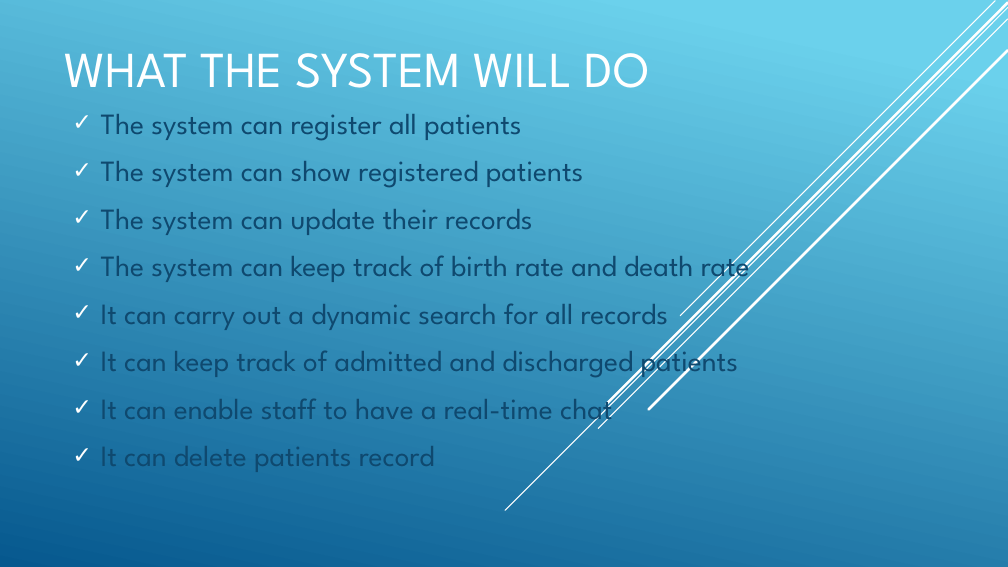
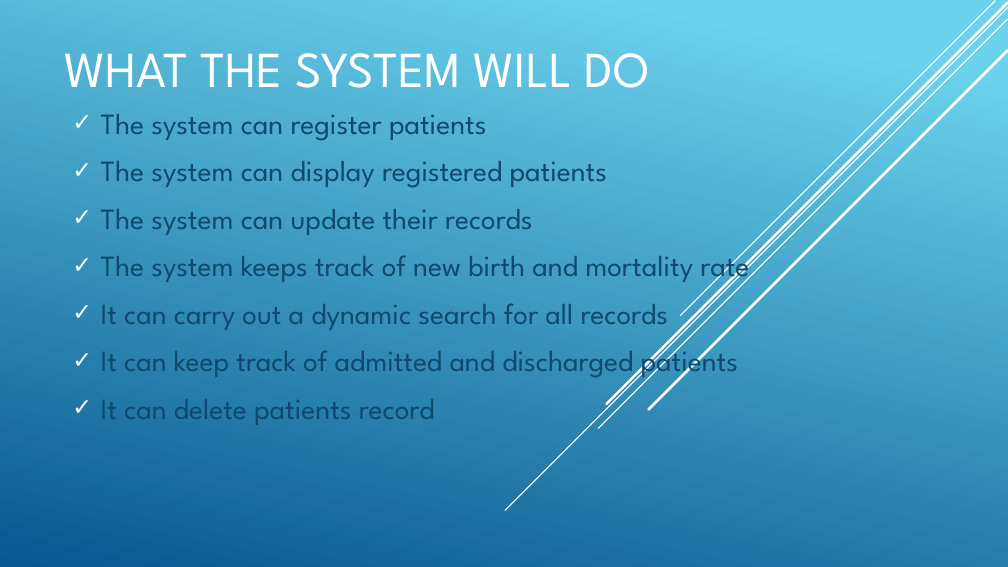
Before and after one commit to microworlds/simple-pro, a slide deck: slide 4 of pro-pre.pptx (slide 5 before the commit). Drawn at 1008x567 pixels with LibreOffice and Linux fonts; fonts in the diff are those of the drawing. Boxes give left, top, right and bottom in pixels: in the first picture for what was removed or moved away, otherwise in the second. Text is boxed around its words. In the diff, an @@ line names an element or a change of style, - is before the commit and + after.

```diff
--- a/pro-pre.pptx
+++ b/pro-pre.pptx
@@ subtitle at [101,114,608,188]: text changed @@
-✓ The system can register all patients
-✓ The system can show registered patients
+✓ The system can register patients
+✓ The system can display registered patients
@@ subtitle at [101,247,749,286]: text changed @@
-✓ The system can keep track of birth rate and death rate
+✓ The system keeps track of new birth and mortality rate
@@ subtitle at [101,397,612,429]: paragraph removed @@
-✓ It can enable staff to have a real-time chat
```
Also in this commit, not shown: 8 other slides changed, 1 slide added, 5 slides removed, 22 other files.
